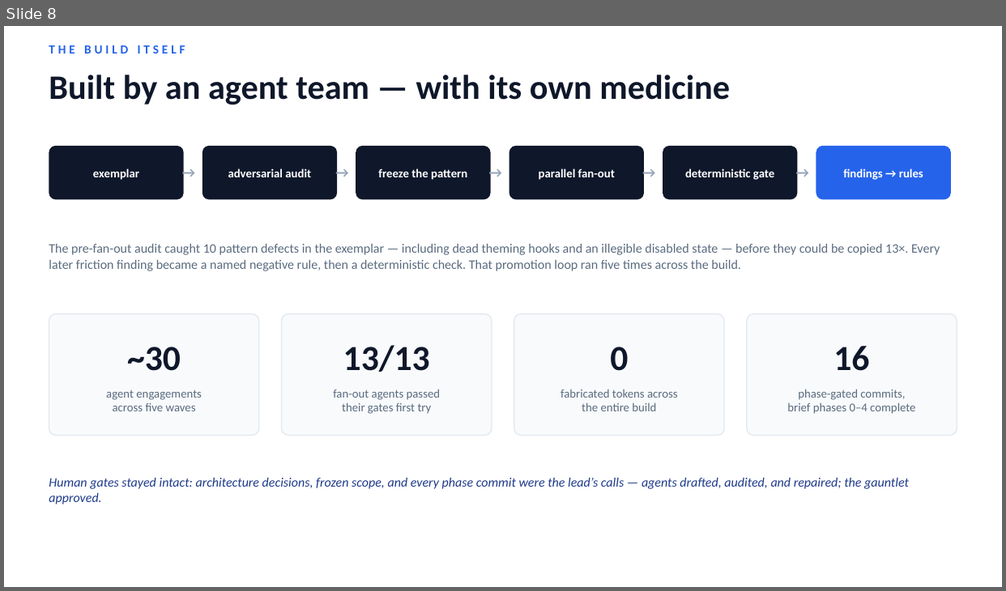
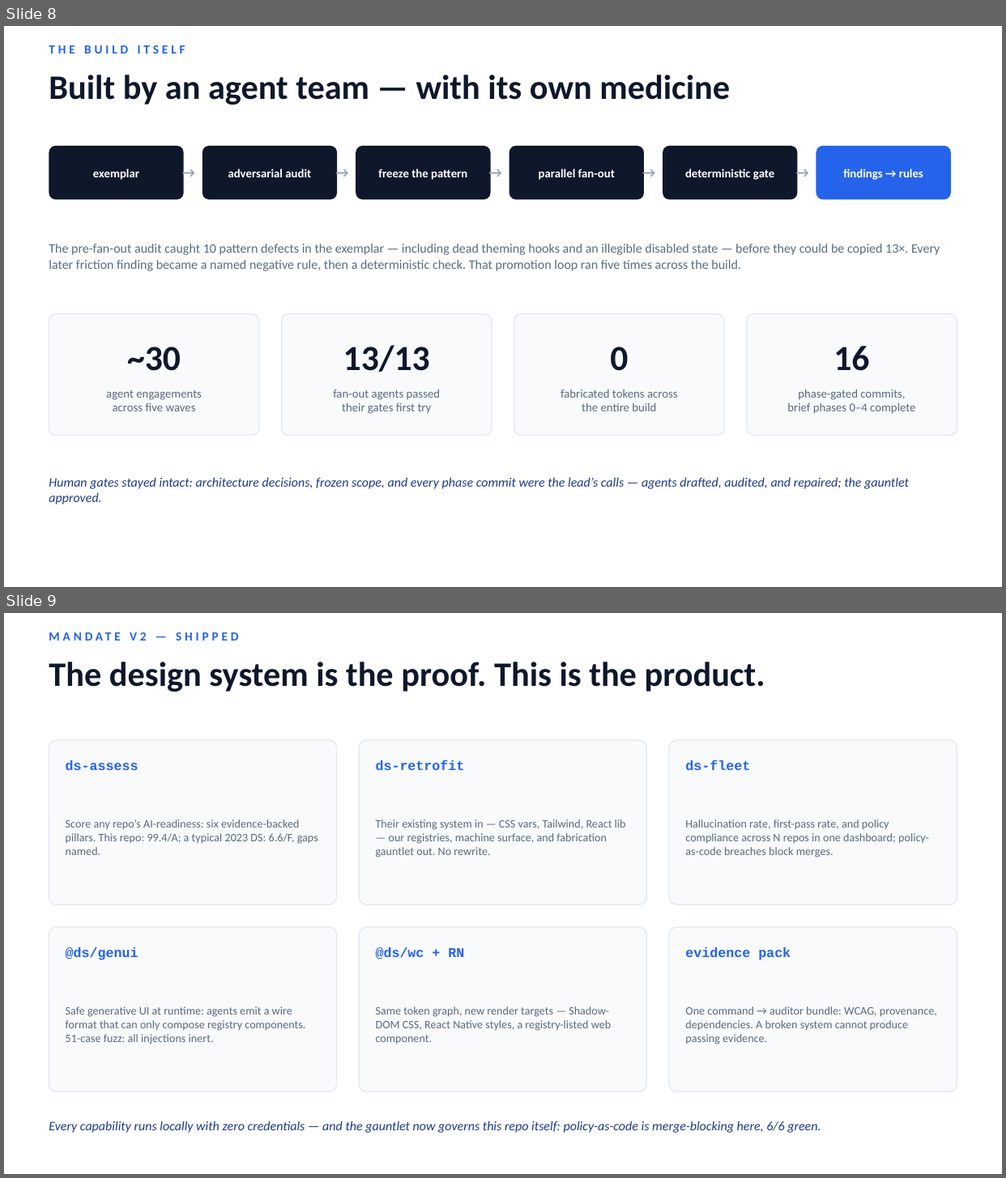
Before and after one commit to mcbugz/AIR-DS, a slide deck: docs/AIR-DS-overview.pptx. Shown one above the other, each under a label of ours: slide 8 before the commit, slides 8 and 9 after it. The pictures are 1006x591 and 1006x1178 pixels, drawn with LibreOffice and Linux fonts; fonts in the diff are those of the drawing. Boxes give left, top, right and bottom in pixels: in the first picture for what was removed or moved away, otherwise in the second. Text is boxed around its words. In the diff, an @@ line names an element or a change of style, - is before the commit and + after.

```diff
--- a/docs/AIR-DS-overview.pptx
+++ b/docs/AIR-DS-overview.pptx
@@ slide 9 added at [4, 613, 1002, 1174], background #FFFFFF @@
@@ text added at [49, 625, 957, 648], 12 pt, text #2563EB, bold @@
+MANDATE V2 — SHIPPED
@@ text added at [49, 662, 765, 692], 33 pt, text #0F172A, bold @@
+The design system is the proof. This is the product.
@@ rounded rectangle added at [49, 740, 336, 905], fill #F8FAFC, outline #E2E8F0 1 pt @@
@@ rounded rectangle added at [359, 740, 646, 905], fill #F8FAFC, outline #E2E8F0 1 pt @@
@@ rounded rectangle added at [670, 740, 957, 905], fill #F8FAFC, outline #E2E8F0 1 pt @@
@@ text added at [66, 760, 138, 770], 13 pt, text #2563EB, bold @@
+ds-assess
@@ text added at [376, 760, 465, 770], 13 pt, text #2563EB, bold @@
+ds-retrofit
@@ text added at [685, 760, 750, 770], 13 pt, text #2563EB, bold @@
+ds-fleet
@@ text added at [66, 820, 318, 855], 11 pt, text #5A6B7E @@
+Score any repo’s AI-readiness: six evidence-backed pillars. This repo: 99.4/A; a typical 2023 DS: 6.6/F, gaps named.
@@ text added at [376, 820, 626, 858], 11 pt, text #5A6B7E @@
+Their existing system in — CSS vars, Tailwind, React lib — our registries, machine surface, and fabrication gauntlet out. No rewrite.
@@ text added at [685, 820, 929, 858], 11 pt, text #5A6B7E @@
+Hallucination rate, first-pass rate, and policy compliance across N repos in one dashboard; policy-as-code breaches block merges.
@@ rounded rectangle added at [49, 927, 336, 1093], fill #F8FAFC, outline #E2E8F0 1 pt @@
@@ rounded rectangle added at [359, 927, 646, 1093], fill #F8FAFC, outline #E2E8F0 1 pt @@
@@ rounded rectangle added at [670, 927, 957, 1093], fill #F8FAFC, outline #E2E8F0 1 pt @@
@@ text added at [66, 948, 138, 960], 13 pt, text #2563EB, bold @@
+@ds/genui
@@ text added at [376, 948, 464, 960], 13 pt, text #2563EB, bold @@
+@ds/wc + RN
@@ text added at [685, 948, 791, 960], 13 pt, text #2563EB, bold @@
+evidence pack
@@ text added at [66, 1007, 305, 1045], 11 pt, text #5A6B7E @@
+Safe generative UI at runtime: agents emit a wire format that can only compose registry components. 51-case fuzz: all injections inert.
@@ text added at [376, 1007, 611, 1045], 11 pt, text #5A6B7E @@
+Same token graph, new render targets — Shadow-DOM CSS, React Native styles, a registry-listed web component.
@@ text added at [685, 1007, 937, 1045], 11 pt, text #5A6B7E @@
+One command → auditor bundle: WCAG, provenance, dependencies. A broken system cannot produce passing evidence.
@@ text added at [49, 1122, 820, 1133], 12.5 pt, text #1E3A8A, italic @@
+Every capability runs locally with zero credentials — and the gauntlet now governs this repo itself: policy-as-code is merge-blocking here, 6/6 green.
```
Also in this commit, not shown: 2 slides changed, 2 other files.
